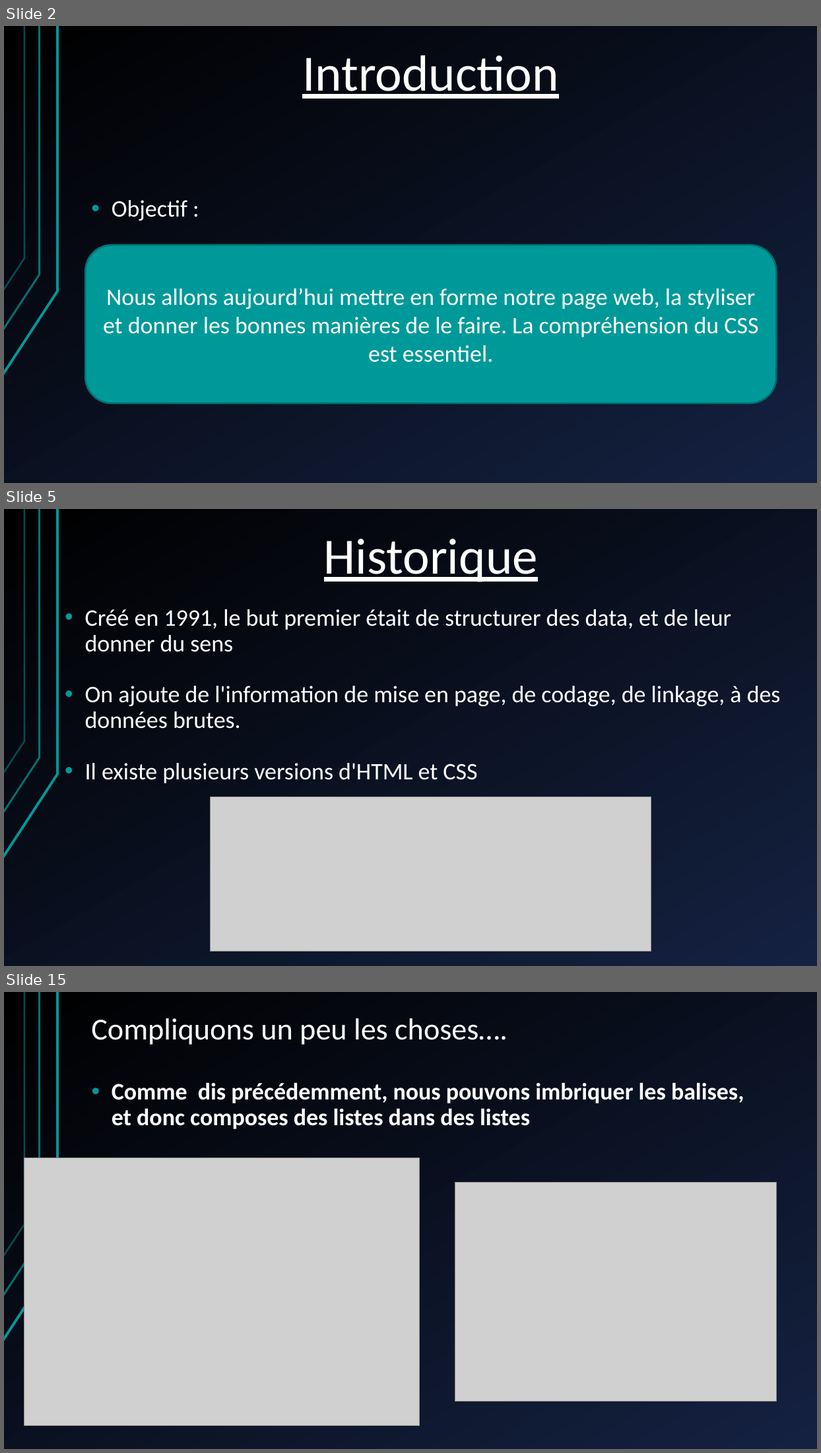
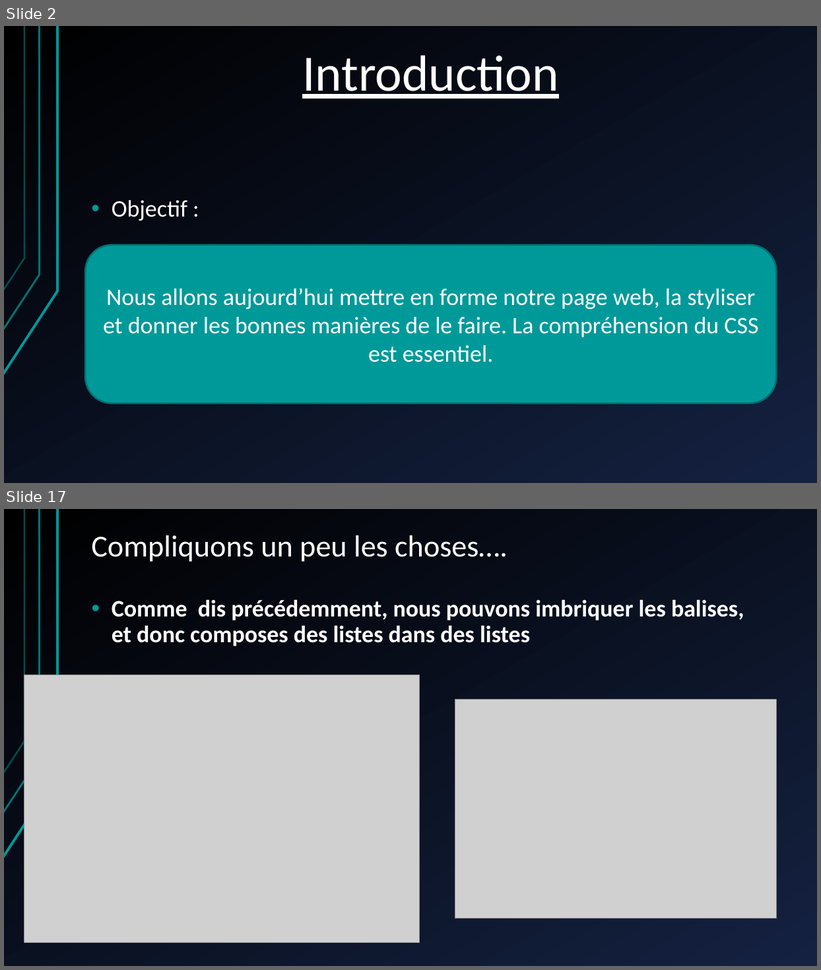
Before and after one commit to shyne99/formation-web, a slide deck: Seance 2 HTML CSS PHP.pptx. Shown one above the other, each under a label of ours: slides 2, 5 and 15 before the commit, slides 2 and 17 after it; the slides between them are not shown. The pictures are 821x1453 and 821x970 pixels, drawn with LibreOffice and Linux fonts; fonts in the diff are those of the drawing; grey boxes stand for pictures. Boxes give left, top, right and bottom in pixels: in the first picture for what was removed or moved away, otherwise in the second. Text is boxed around its words. In the diff, an @@ line names an element or a change of style, - is before the commit and + after.

```diff
--- a/Seance 2 HTML CSS PHP.pptx
+++ b/Seance 2 HTML CSS PHP.pptx
@@ slide 5 removed at <box>4,509,817,966</box>, background gradient #142141 to #000000; not listed: 3 template elements that a slide beside it also shows @@
@@ title removed at <box>324,539,538,582</box> @@
-Historique
@@ text removed at <box>85,609,781,784</box> @@
-• Créé en 1991, le but premier était de structurer des data, et de leur donner du sens
-• On ajoute de l'information de mise en page, de codage, de linkage, à des données brutes.
-• Il existe plusieurs versions d'HTML et CSS
@@ picture removed at <box>210,797,651,952</box> @@
@@ what was slide 15 is now slide 17 @@
```
Also in this commit, not shown: 10 slides changed, 12 slides added, 7 other slides removed.
